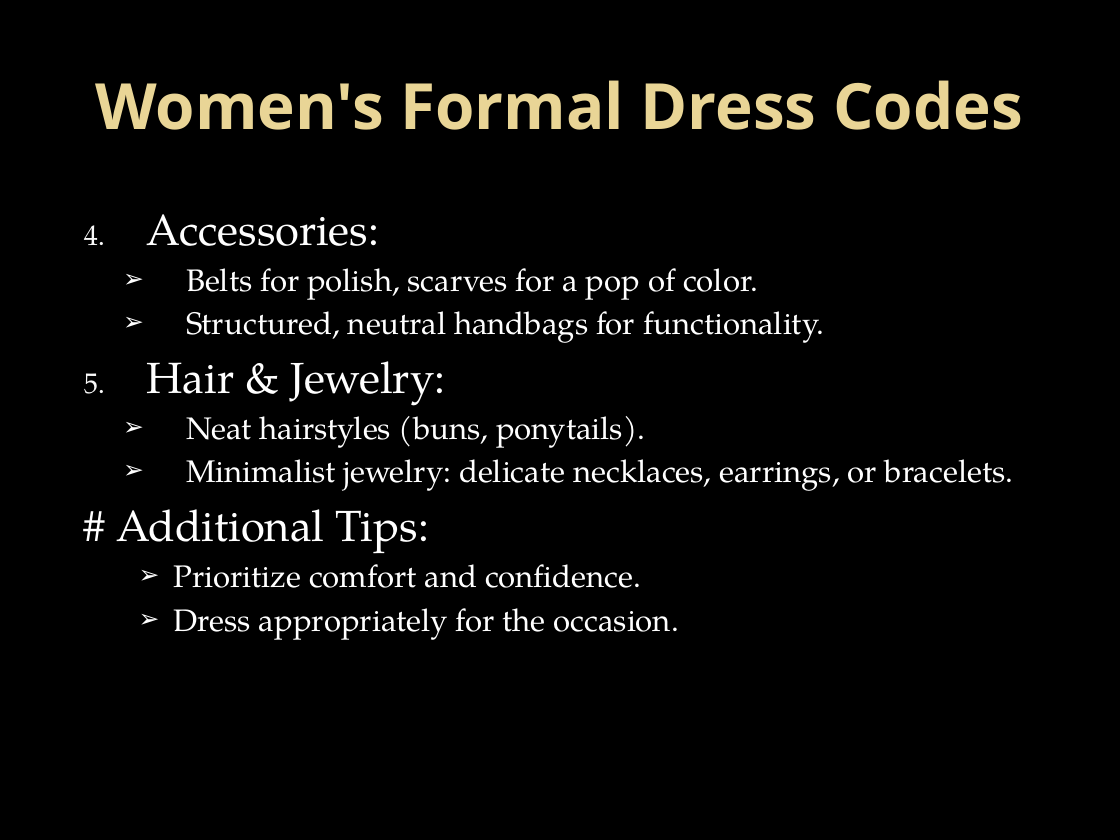
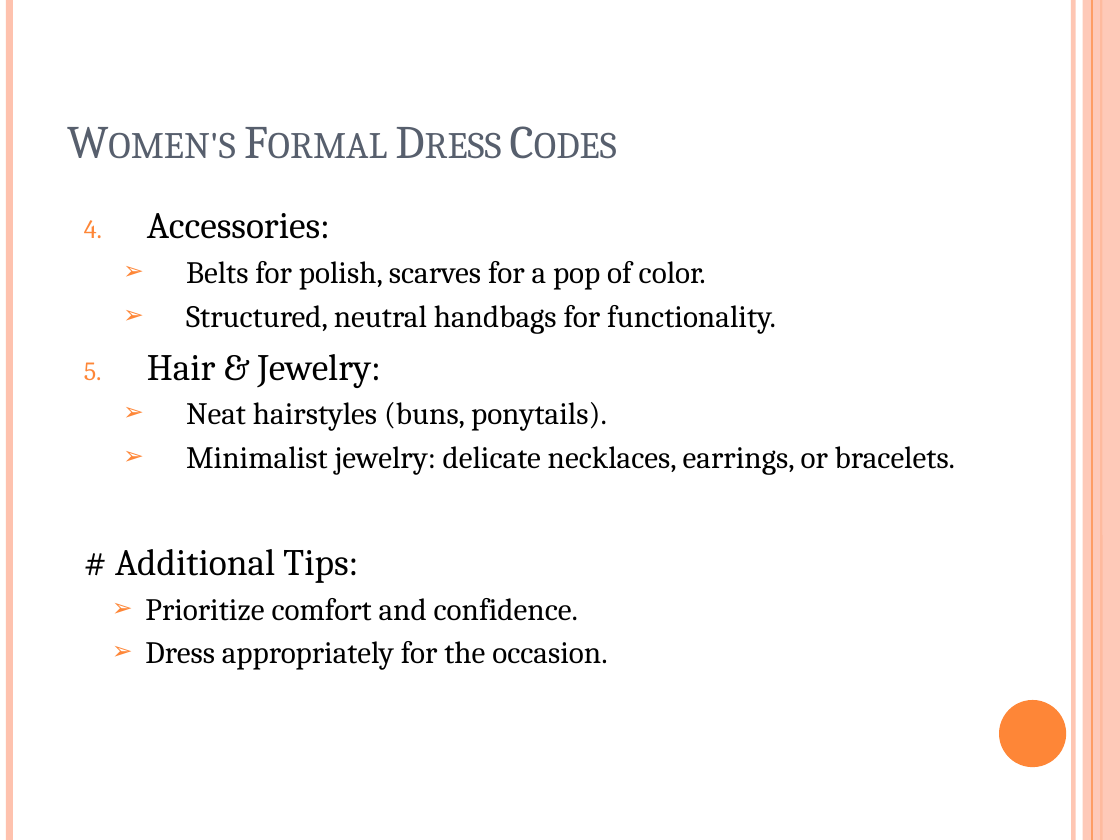
Before and after one commit to itsmeankeet/business-PPTX, a slide deck: slide 8 of dressEthics.pptx (slide 10 before the commit). Drawn at 1120x840 pixels with LibreOffice and Linux fonts; fonts in the diff are those of the drawing; background and template pictures are left out. Boxes give left, top, right and bottom in pixels: in the first picture for what was removed or moved away, otherwise in the second. Text is boxed around its words. In the diff, an @@ line names an element or a change of style, - is before the commit and + after.

```diff
--- a/dressEthics.pptx
+++ b/dressEthics.pptx
@@ background picture (left out) to #FFFFFF @@
@@ line added from (9, 0) to (9, 840), #FEC3AE 4.5 pt @@
@@ line added from (1073, 0) to (1073, 840), #FEC3AE 3 pt @@
@@ rectangle added at <box>1083,0,1120,840</box>, fill #FEC3AE at 87% opacity @@
@@ line added from (1092, 0) to (1092, 840), #FE8637 0.75 pt @@
@@ line added from (1101, 0) to (1101, 840), #FE8637 1.5 pt @@
@@ title "Women's Formal Dress Codes" at <box>108,133,235,159</box>: size 41 to 30 pt, font Open Sans to Cambria, text colour gradient #EAD696 to #E7D081 to #575F6D, bold off, small capitals on; alignment centre to left; vertical alignment middle to bottom @@
@@ text "Accessories:" at <box>115,213,955,670</box>: size 28 to 24 pt in "Accessories:", "Hair & Jewelry:", "# Additional Tips:"; font TeX Gyre Pagella to Cambria, text colour #FFFFFF to #000000; bullet colour #F9F9F9 to #FE8637; bullet colour #FFFFFF to #FE8637; indent changed @@
@@ ellipse added at <box>999,700,1066,767</box>, fill #FE8637 @@
```
Also in this commit, not shown: 10 other slides changed, 2 slides removed.
